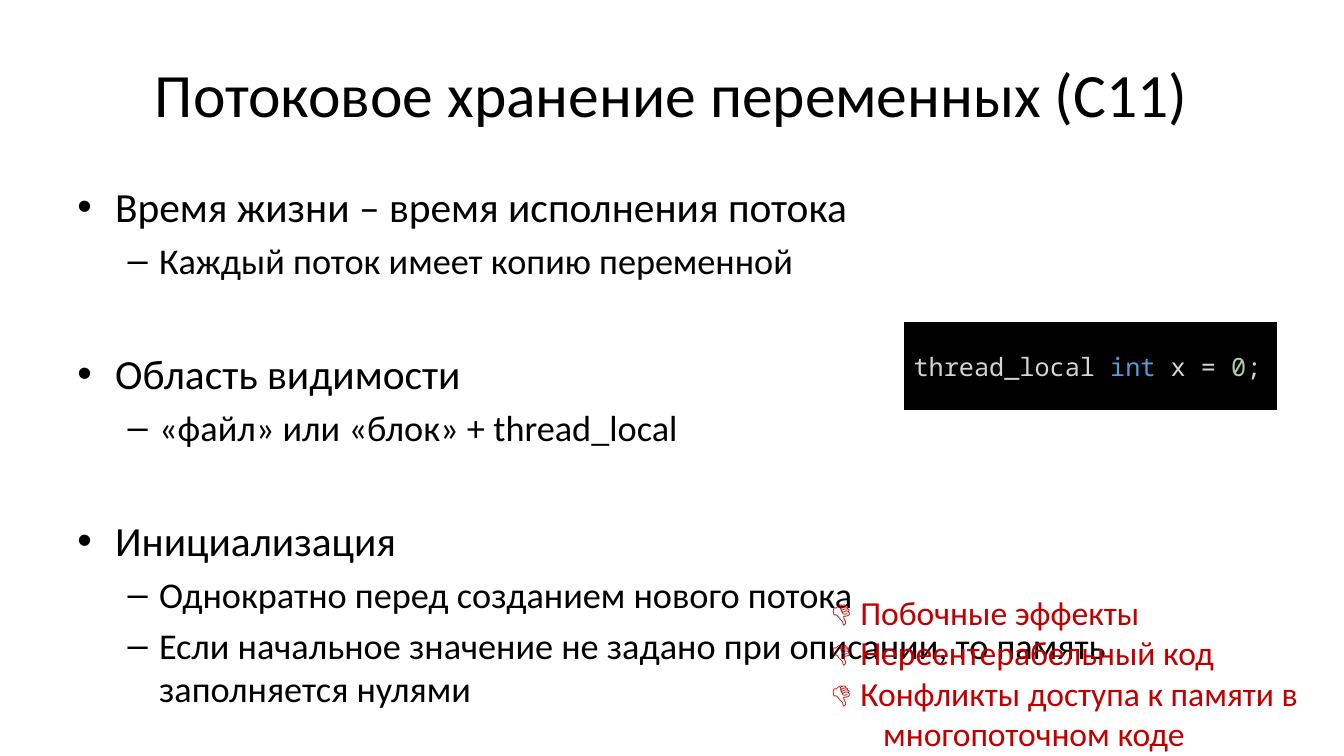
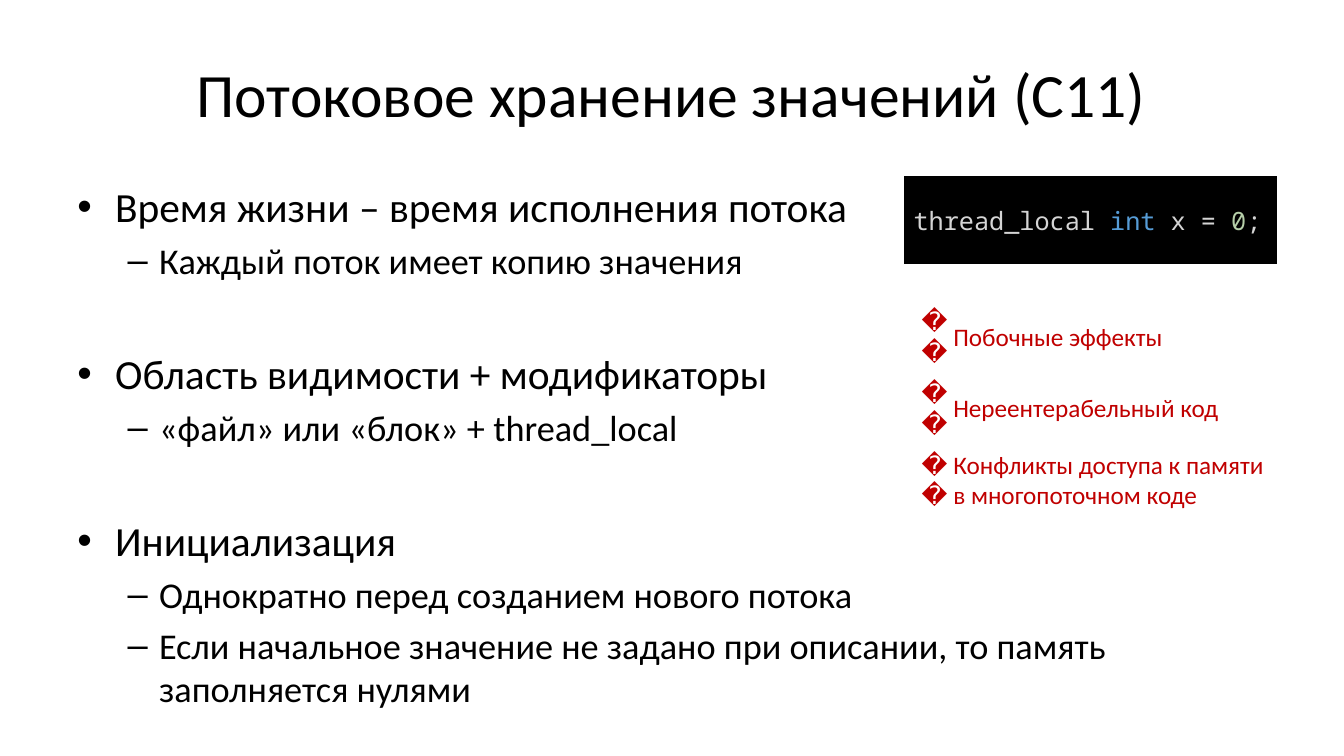
Before and after one commit to Evgueni-Petrov-aka-espetrov/Algorithms-and-Programming-in-C-pptx, a slide deck: slide 123 of 02.75 Лексика и концепции языка Си.pptx (slide 122 before the commit). Drawn at 1344x756 pixels with LibreOffice and Linux fonts; fonts in the diff are those of the drawing. Boxes give left, top, right and bottom in pixels: in the first picture for what was removed or moved away, otherwise in the second. Text is boxed around its words. In the diff, an @@ line names an element or a change of style, - is before the commit and + after.

Commit message:
добавил про динамическое хранение; упорядочил по частотности; добавил пример про области видимости и картинку про стек, кучу и т.п.

```diff
--- a/02.75 Лексика и концепции языка Си.pptx
+++ b/02.75 Лексика и концепции языка Си.pptx
@@ title at <box>197,72,1146,127</box>: text changed @@
-Потоковое хранение переменных (С11)
+Потоковое хранение значений (С11)
@@ rectangle "thread_local int x = 0;": place and size @@
-rectangle "thread_local int x = 0;" at <box>904,323,1277,410</box>
+rectangle "thread_local int x = 0;" at <box>904,176,1277,264</box>
@@ text at <box>115,249,768,396</box>: text changed @@
-  – Каждый поток имеет копию переменной
-• Область видимости
+  – Каждый поток имеет копию значения
+• Область видимости + модификаторы
@@ table added at <box>911,301,1276,512</box>, 3 rows, 2 columns @@
+👎 | Побочные эффекты
+👎 | Нереентерабельный код
+👎 | Конфликты доступа к памяти в многопоточном коде
@@ text removed at <box>860,602,1298,752</box> @@
-👎 Побочные эффекты
-👎 Нереентерабельный код
-👎 Конфликты доступа к памяти в
-многопоточном коде
```
Also in this commit, not shown: 31 other slides changed, 6 slides added.
